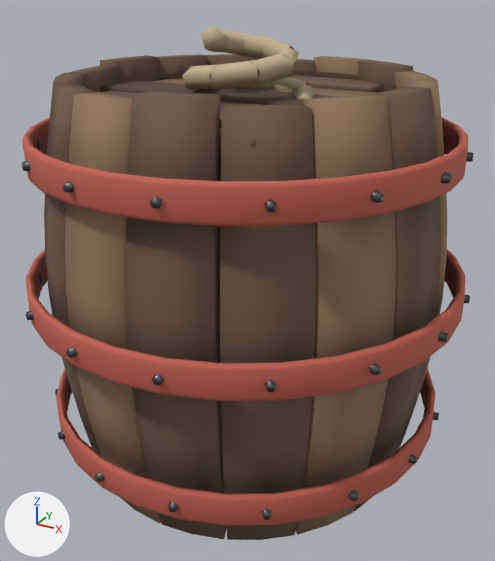
One commit to the glTF model public/assets/models/keg.glb: the scene before it, then after it.
One viewpoint serves both versions: a camera (50 mm lens) standing at (0.639, -1.155, 0.959) and looking at (0.014, -0.018, 0.39). Every picture has the same lights, and +X, +Y and +Z are marked at lower left. The first picture is the older version. Vertices at exactly the same position are counted once.

Objects in the first picture: 'keg'.
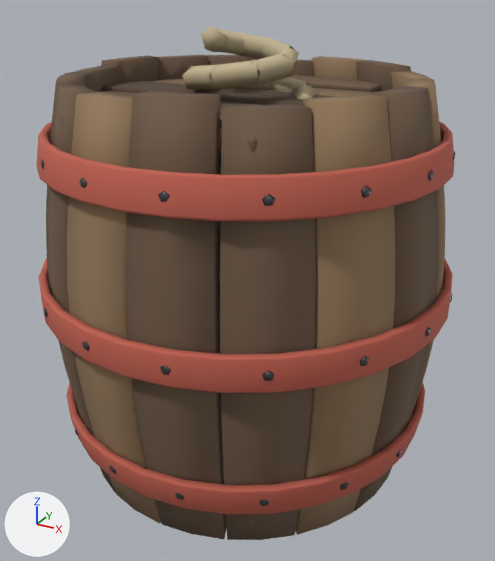
Changed parts and their boxes [x1, y1, x2, y2] in the pictures (495 x 561 px; the box of a moved part takes in the faces that stretch with it):
```json
{"object": "keg", "change": "reshaped", "before": [22, 26, 474, 540], "after": [36, 26, 455, 540], "on screen": "7% narrower"}
{"part": 1, "of": "me_keg_stave0", "change": "rebuilt", "before": [22, 117, 468, 226], "after": [36, 121, 454, 222], "on screen": "6% narrower, 7% shorter"}
{"part": 2, "of": "me_keg_stave0", "change": "rebuilt", "before": [26, 249, 465, 401], "after": [39, 258, 453, 393], "on screen": "11% shorter"}
{"part": 3, "of": "me_keg_stave0", "change": "deleted", "before": [22, 139, 470, 392]}
{"part": 4, "of": "me_keg_stave0", "change": "moved or reshaped", "before": [25, 54, 474, 526], "after": [40, 55, 455, 514]}
{"part": 5, "of": "me_keg_stave0", "change": "recoloured", "before": [46, 55, 444, 529], "after": [46, 55, 444, 529]}
```

Edits to the scene script, one JSON object a line:
```json
{"block": "me_keg_stave0", "where": "# used by ob_keg; location = (0.0, 0.0, 0.0)"}
{"op": "remove", "block": "me_keg_stave0", "code": "me_keg_stave0.from_pydata(...)  # 3378 vertices, 6198 faces; spans x -0.44..0.44, y -0.44..0.44, z 0.0..0.883"}
{"op": "add", "block": "me_keg_stave0", "code": "me_keg_stave0.from_pydata(...)  # 3450 vertices, 6342 faces; spans x -0.411..0.411, y -0.414..0.414, z 0.0..0.883"}
{"block": "me_keg_stave0", "change": "me_keg_stave0 part 1: the loose piece of 336 vertices spanning x -0.408..0.408, y -0.41..0.41, z 0.64..0.704 is rebuilt with 360 vertices and now spans x -0.389..0.389, y -0.392..0.392, z 0.64..0.706"}
{"block": "me_keg_stave0", "change": "me_keg_stave0 part 2: the loose piece of 328 vertices spanning x -0.436..0.436, y -0.438..0.438, z 0.368..0.433 is rebuilt with 360 vertices and now spans x -0.411..0.411, y -0.414..0.414, z 0.367..0.432"}
{"block": "me_keg_stave0", "change": "me_keg_stave0 part 3: 10 loose pieces with 100 vertices, spanning x -0.353..0.44, y -0.44..0.413, z 0.118..0.684, are deleted"}
{"block": "me_keg_stave0", "change": "me_keg_stave0 part 4: 1073 vertices moved from x -0.408..0.408, y -0.41..0.41, z 0.079..0.805 to x -0.395..0.395, y -0.395..0.396, z 0.079..0.805; 463 vertices removed from x -0.44..0.44, y -0.44..0.44, z 0.096..0.684; 579 vertices added at x -0.408..0.408, y -0.408..0.408, z 0.093..0.682"}
{"block": "me_keg_stave0", "change": "me_keg_stave0 part 5: 1249 kept faces spanning x -0.395..0.395, y -0.395..0.396, z 0.0..0.805 get new vertex colours"}
```
